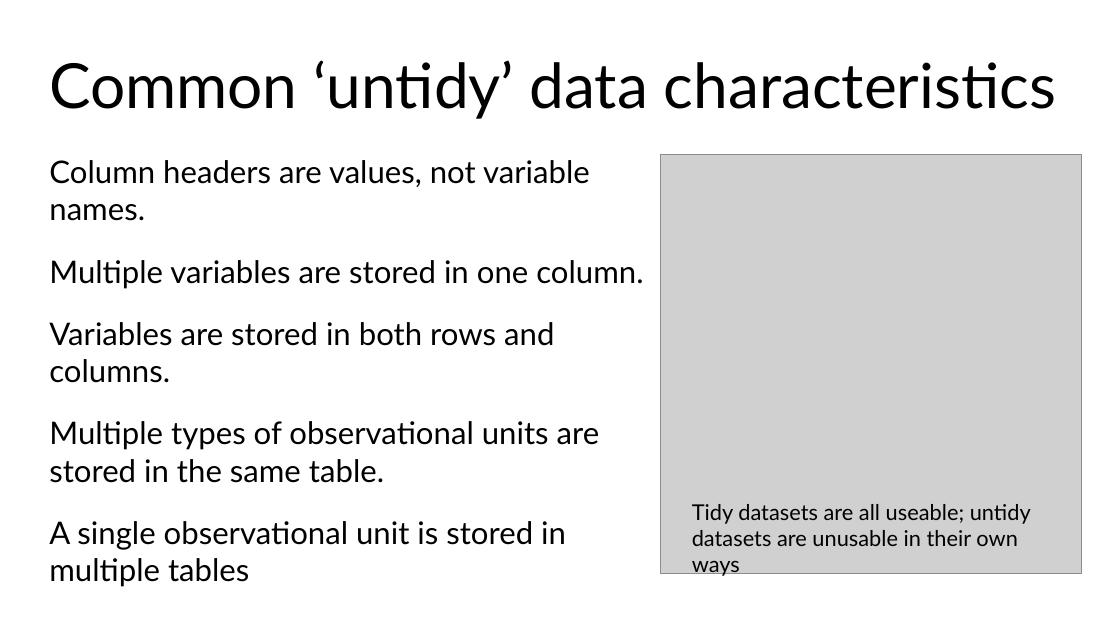
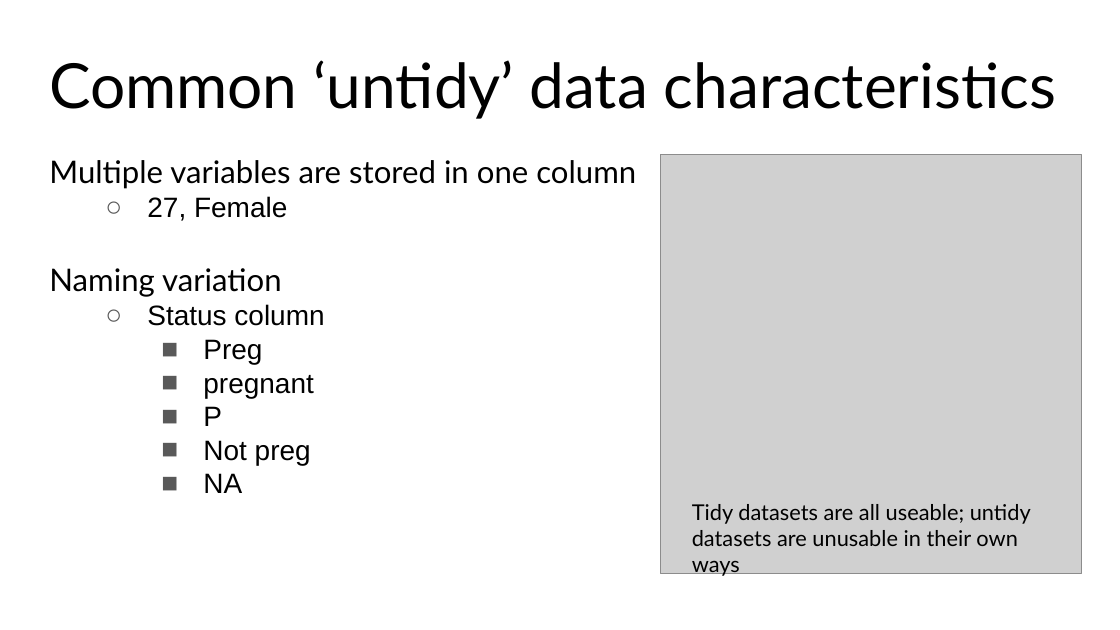
Before and after one commit to mjhemmerlein/MtBlueSky-Workshop-2026, a slide deck: slide 4 of Workshop-Sessions/Introduction-to-Coding/Data_Wrangling.pptx. Drawn at 1120x630 pixels with LibreOffice and Linux fonts; fonts in the diff are those of the drawing; grey boxes stand for pictures. Boxes give left, top, right and bottom in pixels: in the first picture for what was removed or moved away, otherwise in the second. Text is boxed around its words. In the diff, an @@ line names an element or a change of style, - is before the commit and + after.

```diff
--- a/Workshop-Sessions/Introduction-to-Coding/Data_Wrangling.pptx
+++ b/Workshop-Sessions/Introduction-to-Coding/Data_Wrangling.pptx
@@ text at [49, 160, 636, 493]: text changed @@
-Column headers are values, not variable names.
-Multiple variables are stored in one column.
-Variables are stored in both rows and columns.
-Multiple types of observational units are stored in the same table.
-A single observational unit is stored in multiple tables
+Multiple variables are stored in one column
+  ○ 27, Female
+Naming variation
+  ○ Status column
+    ■ Preg
+    ■ pregnant
+    ■ P
+    ■ Not preg
+    ■ NA
```
Also in this commit, not shown: 1 other slide changed, 3 other files.
